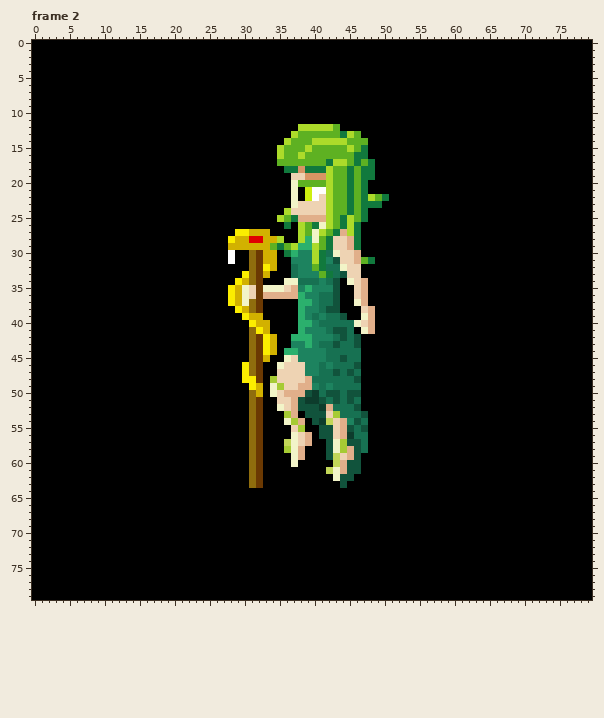
Pixel-art file, stored at game/unconverted_assets/Aseprite/Characters/Medusa/jump.aseprite. The first picture shows the starting point.
80x80 pixels, 6 frames. Shown: frame 2. The commit also changed other frames, which this record leaves out.
The result:
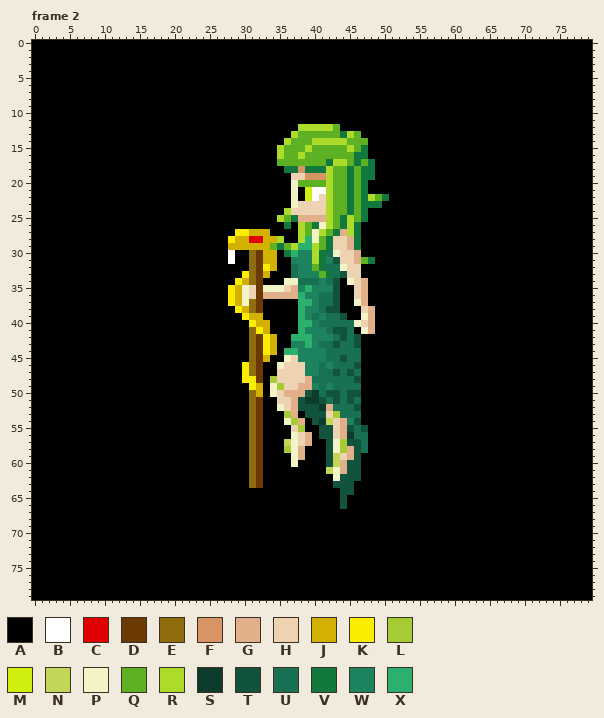
Palette (. is transparent): A #000000  B #ffffff  C #e00000  D #6b3902  E #8f6d0d  F #d79564  G #e1af8a  H #eed3b3  J #d2b100  K #fbed00  L #a6cb34  M #ceef10  N #c2d658  P #f2f4c8  Q #5eb122  R #acdb2a  S #0d3c2c  T #11533c  U #177152  V #11793d  W #1d835f  X #2bb06d
Commit message: Finished jumping animation
Diff:
Frame 2, layer "Layer 1":
y 53: x 47 T -> A
y 54: x 47 U -> A
y 60: x 42 A -> T
y 62: x 46 A -> T
y 63: x 43 A -> T; x 45 A -> T
y 64: x 44..45 AA -> TT
y 65..66: x 44 A -> T
Pixel boxes of the changes (left, top, right, bottom) in both pictures:
changed: (361, 411, 368, 425)
changed: (326, 460, 361, 509)
